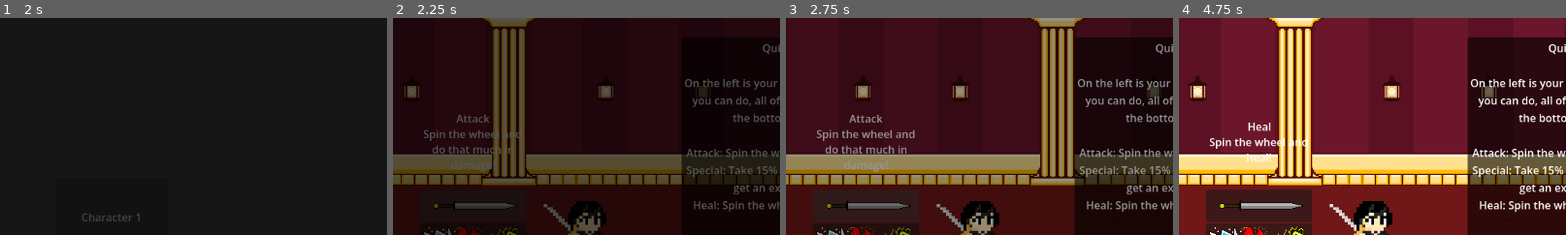
Above: before the commit, frames 1-4 (left to right).
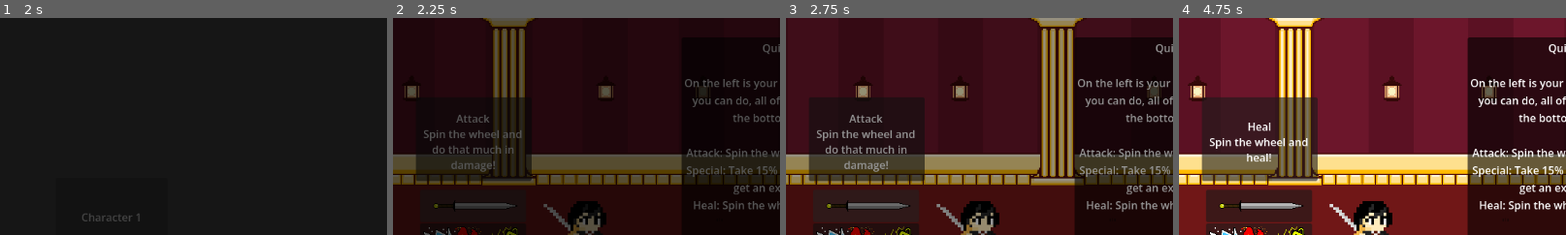
Above: after the commit, the same moments.

Repository: keithperez/Serious-Game-Jam
Game: Godot game, scene res://scenes/main_menu.tscn
The game is run twice, just before and just after one commit, with the same random seed, the same clock (stepped at 60 frames per second) and the same inputs.
Inputs (mouse positions are % of the whole screen's width and height, from its top left):
- Up to frame 1 (2 s): click "Character 1" at 0.5 s; tap Enter (ui_accept) at 1.25, 1.52 s; hold D (move_right) from 1.28 s (still down)
- Up to frame 2 (2.25 s): keep holding D (move_right); tap Enter (ui_accept) at 2 s
- Up to frame 3 (2.75 s): keep holding D (move_right); tap Enter (ui_accept) at 2.27 s
- Up to frame 4 (4.75 s): release D (move_right) at 2.75 s; click (10, 43) at 2.75 s; click (10, 51) at 3.5 s; click (10, 59) at 4.25 s
The pictures show only the part of the screen within x 0-50%, y 0-50%; the shares and areas given below are measured in that part.

Frame 1 is identical in both runs. In frame 2, 4.4% of the frame differs, in the area x 6-36%, y 36-75%; in frame 3, 7.8%; in frame 4, 11%, in the area x 5-36%, y 36-76%.

Commit message:
Another commit to main

Diff:
--- a/scenes/hud.tscn
+++ b/scenes/hud.tscn
@@ -93,10 +93,10 @@
 z_index = 1
 custom_maximum_size = Vector2(-1, 300)
 layout_mode = 0
-offset_left = 75.0
-offset_top = 192.0
-offset_right = 1075.0
-offset_bottom = 492.0
+offset_left = 74.0
+offset_top = 164.0
+offset_right = 1074.0
+offset_bottom = 464.0
 
 [node name="PickAnUpgradeText" type="Label" parent="UpgradeOverlay" unique_id=1348975189]
 layout_mode = 2
--- a/scenes/player.tscn
+++ b/scenes/player.tscn
@@ -16,6 +16,12 @@
 
 [node name="Buttons" type="Node2D" parent="." unique_id=599883213]
 position = Vector2(-172, -199)
+
+[node name="Panel" type="Panel" parent="Buttons" unique_id=540608561]
+offset_left = -81.0
+offset_top = -13.0
+offset_right = 91.0
+offset_bottom = 112.0
 
 [node name="AttackButton" type="Button" parent="Buttons" unique_id=1822844375]
 offset_left = -75.0
--- a/scripts/autoloaded_scripts/EnemyData.gd
+++ b/scripts/autoloaded_scripts/EnemyData.gd
@@ -2,7 +2,8 @@
 
 var data: Array = [
 	# texture path: String, modulate_texture: String, inital_hp: int, atk_damage: int, how_long_to_attack: float, color: Color = Color.WHITE
-	["res://assets/enemy_textures/dice_enemy_outline.png", "res://assets/enemy_textures/dice_enemy_whitepart.png", 30, 5, 1.0, Color.GREEN]
+	["res://assets/enemy_textures/dice_enemy_outline.png", "res://assets/enemy_textures/dice_enemy_whitepart.png", 30, 5, 1.0, Color.WHITE],
+	["res://assets/enemy_textures/poolball_outline.png", "res://assets/enemy_textures/poolball_whitespace.png", 40, 7, 1.0, Color.RED]
 ]
 
 func get_data_from_index(index: int) -> Array:
--- a/scripts/autoloaded_scripts/audio_manager.gd
+++ b/scripts/autoloaded_scripts/audio_manager.gd
@@ -24,8 +24,9 @@
 	available.append(stream)
 
 
-func play_sfx(path: String) -> void:
-	queue.append(path)
+func play_sfx(path: String, change_decibels: int = 0) -> void:
+	var data: Array = [path, change_decibels]
+	queue.append(data)
 
 func play_music(path: String, change_decibels: int) -> void:
 	music.bus = "Music"
@@ -35,7 +36,8 @@
 
 func _process(_delta: float) -> void:
 	if not queue.is_empty() and not available.is_empty():
-		var sound: String = queue.pop_front()
-		available[0].stream = load(sound)
+		var sound: Array = queue.pop_front()
+		available[0].stream = load(sound[0])
+		available[0].volume_db = sound[1]
 		available[0].play()
 		available.pop_front()
--- a/scripts/autoloaded_scripts/game_manager.gd
+++ b/scripts/autoloaded_scripts/game_manager.gd
@@ -34,7 +34,7 @@
 	"MOREFLASKS" = false,
 	"LESSEXPENSIVEWHEEL" = false,
 	"MAXHEALTH" = false,
-	"CRITS" = true
+	"CRITS" = false
 }
 
 # stuff for fading screens
@@ -74,9 +74,17 @@
 	emit_signal("update_player_health", PlayerHealth, PlayerMaxHealth, PlayerRestorationPotions)
 
 func player_take_damage(damage: int) -> void:
+	if InvincibleTurns > 0:
+		InvincibleTurns -= 1
+		GameManager.give_player_notification("You negated %d damage! You have %d more turns with invincibility!" % [damage, InvincibleTurns])
+		return
 	if damage >= PlayerMaxHealth * 0.5:
-		AudioManager.play_sfx("res://assets/sfx/FAHHHHHHH.mp3")
+		AudioManager.play_sfx("res://assets/sfx/FAHHHHHHH.mp3", -10)
+	else:
+		print("play this sound")
+		AudioManager.play_sfx("res://assets/sfx/player_hurt_sfx - Celestial SFX.mp3", -10)
 	PlayerHealth -= damage
+	GameManager.give_player_notification("You took %d damage!" % damage)
 	emit_signal("update_player_health", PlayerHealth, PlayerMaxHealth, PlayerRestorationPotions)
 
 func give_player_notification(text: String) -> void:
--- a/scripts/base_enemy.gd
+++ b/scripts/base_enemy.gd
@@ -66,7 +66,6 @@
 
 func deal_damage() -> void:
 	GameManager.player_take_damage(standard_attack_damage)
-	GameManager.give_player_notification("You took %d damage!" % standard_attack_damage)
 	#general_timer.start(how_long_to_attack)
 
 func _on_general_timer_timeout() -> void:
--- a/scripts/level_scripts/debug_level.gd
+++ b/scripts/level_scripts/debug_level.gd
@@ -23,12 +23,19 @@
 var health_taken: int = 0
 
 var enemy_index: int = 0
-var boss_indexes: Array[int] = [1, 10, 15]
+var boss_indexes: Array[int] = [5, 10, 15]
 var boss_index: int = 0
 
 var shown_upgrades: Array[BaseUpgrade] = []
 
 var common_attacking_pool: Array = [AttackAllAddition, AttackEvenOddAddition, AttackRangeAddition, AttackOneNumberAdditive, AttackAllMultiplication]
+var rare_attacking_pool: Array = []
+
+var common_special_pool: Array = []
+var rare_special_pool: Array = []
+
+var common_healing_pool: Array = []
+var rare_healing_pool: Array = []
 
 func _ready() -> void:
 	AudioManager.play_music("res://assets/music/Whims of Fate - Persona 5.mp3.mp3", -20)
@@ -106,25 +113,33 @@
 			return
 	match whatamidoing:
 		actions.ATTACK:
-			if rolled_number == 20: spins_left+= 1
+			if rolled_number == 20:
+				spins_left+= 1
+				AudioManager.play_sfx("res://assets/sfx/peggle_free_ball_sfx.mp3", -10)
 			var damage_done = calculate_attack_damage(rolled_number)
 			enemy.take_damage(damage_done)
+			AudioManager.play_sfx("res://assets/sfx/Player_Attack_Sfx - Barogs Gaming.mp3", -20)
 			GameManager.give_player_notification("You dealt %d damage to the enemy!" % damage_done)
 		actions.SPECIAL:
 			if rolled_number == 20:
 				GameManager.player_healed_for(health_taken)
+				AudioManager.play_sfx("res://assets/sfx/peggle_free_ball_sfx.mp3", -10)
 			var damage_done = calculate_special_damage(rolled_number)
 			enemy.take_damage(damage_done)
+			AudioManager.play_sfx("res://assets/sfx/Player_Special_sfx.mp3", -10)
 			GameManager.give_player_notification("You dealt %d damage to the enemy!" % damage_done)
 		actions.HEALING:
 			if rolled_number == 20:
 				GameManager.PlayerRestorationPotions += 1
 				GameManager.player_send_status()
+				AudioManager.play_sfx("res://assets/sfx/peggle_free_ball_sfx.mp3", -10)
 			var healing_done = calculate_healing(rolled_number)
 			GameManager.player_healed_for(healing_done)
+			AudioManager.play_sfx("res://assets/sfx/Player_Healing_Sfx.mp3", 10)
 			GameManager.give_player_notification("You healed %d health!" % healing_done)
 	if enemy.health <= 0:
 		if enemy.is_boss:
+			AudioManager.play_sfx("res://assets/sfx/Boss_Death_sfx - Xubors.mp3", -20)
 			AudioManager.play_music("res://assets/music/Whims of Fate - Persona 5.mp3.mp3", -20)
 			GameManager.PlayerMaxHealth += 25
 			GameManager.PlayerHealth = GameManager.PlayerMaxHealth
@@ -218,6 +233,10 @@
 					GameManager.PlayerAttackMultiplicativeUpgrades.append(shown_upgrades[index])
 		UpgradeDisplayer.wheel_type.BOSS:
 			GameManager.boss_upgrade_dictionary[shown_upgrades[index].boss_type_upgrade] = true
+			if shown_upgrades[index].boss_type_upgrade == "MAXHEALTH":
+				GameManager.PlayerMaxHealth += 25
+				GameManager.PlayerHealth = GameManager.PlayerMaxHealth
+				GameManager.player_send_status()
 	hud.upgradebuttoncontainer.visible = false
 	shown_upgrades = [] #empty the upgrades
 	what_is_going_on = gamestate.INBETWEEN
@@ -288,6 +307,7 @@
 
 
 func _on_close_tutorial_button_pressed() -> void:
+	AudioManager.play_sfx("res://assets/sfx/Spinning_Tick_victorabdo_cropped.mp3")
 	tutorial.visible = false
 	tutorialButton.visible = false
 	enemy.load_enemy_from_data(enemy_index)
Binary file added: assets/enemy_textures/poolball_outline.png
Not shown, added: assets/enemy_textures/poolball_outline.png.import
Binary file added: assets/enemy_textures/poolball_whitespace.png
Not shown, added: assets/enemy_textures/poolball_whitespace.png.import
Not shown, changed: assets/music/Blooming Villian - Persona 5.mp3.import
Not shown, added: assets/sfx/Boss_Death_sfx - Xubors.mp3.import
Not shown, added: assets/sfx/Player_Attack_Sfx - Barogs Gaming.mp3.import
Not shown, added: assets/sfx/Player_Healing_Sfx.mp3.import
Not shown, added: assets/sfx/Player_Special_sfx.mp3.import
Not shown, removed: assets/sfx/Spinning_Tick_victorabdo.mp3.import
Not shown, added: assets/sfx/crit_sfx - TF2.mp3.import
Not shown, removed: assets/sfx/crit_sfx.mp3.import
(and 12 more such lines)
